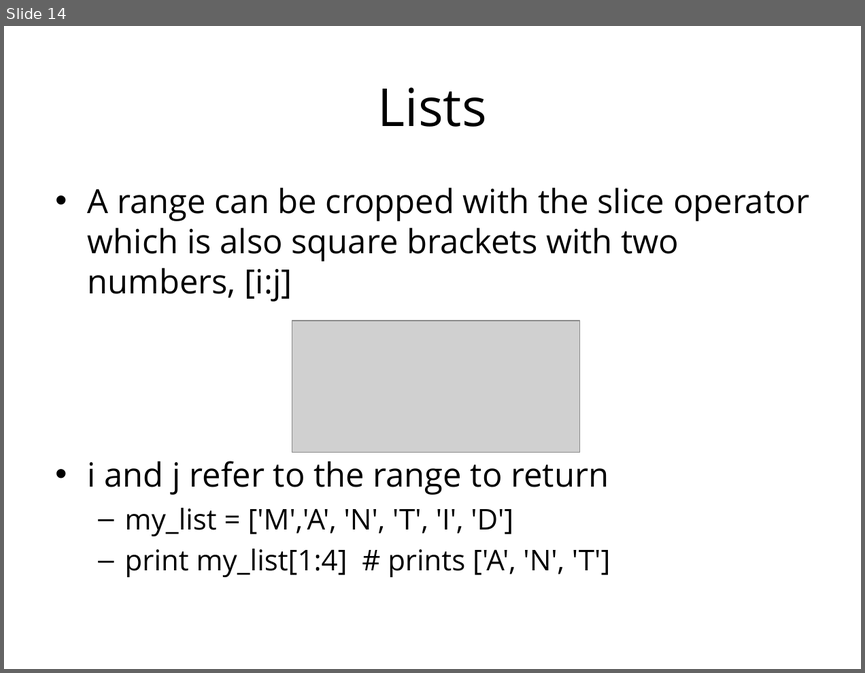
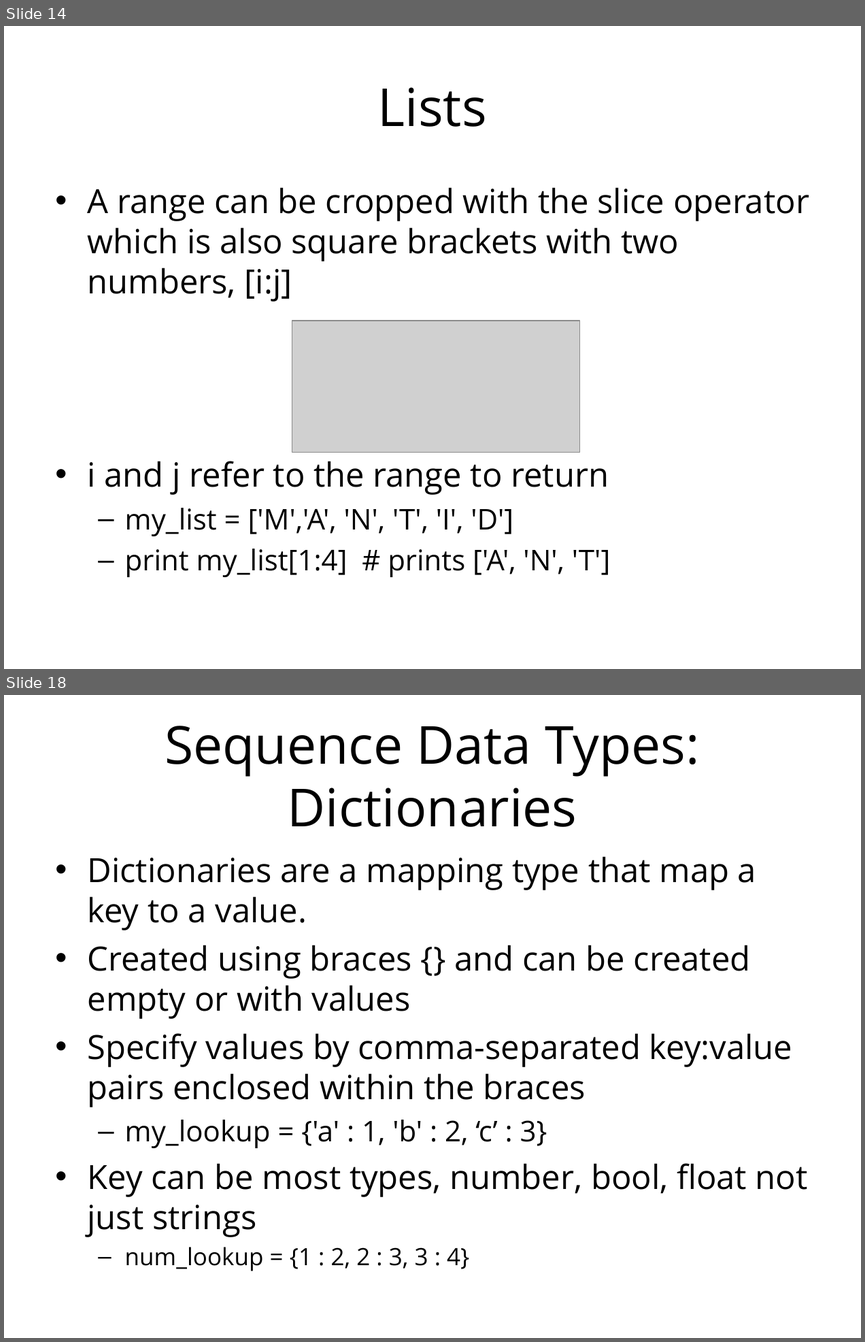
Before and after one commit to mantidproject/documents, a slide deck: Presentations/Introduction to Python/Introduction to Python.ppt. Shown one above the other, each under a label of ours: slide 14 before the commit, slides 14 and 18 after it; the slides between them are not shown. The pictures are 865x673 and 865x1342 pixels, drawn with LibreOffice and Linux fonts; fonts in the diff are those of the drawing; grey boxes stand for pictures; background and template pictures are left out. Boxes give left, top, right and bottom in pixels: in the first picture for what was removed or moved away, otherwise in the second. Text is boxed around its words. In the diff, an @@ line names an element or a change of style, - is before the commit and + after.

```diff
--- a/Presentations/Introduction to Python/Introduction to Python.ppt
+++ b/Presentations/Introduction to Python/Introduction to Python.ppt
@@ slide 18 added at box(4, 695, 861, 1338), background #FFFFFF @@
@@ title added at box(164, 726, 699, 827), 44 pt, text #000000 @@
+Sequence Data Types: Dictionaries
@@ text added at box(88, 856, 808, 1271), 28 pt, text #000000 @@
+• Dictionaries are a mapping type that map a key to a value.
+• Created using braces {} and can be created empty or with values
+• Specify values by comma-separated key:value pairs enclosed within the braces
+  – my_lookup = {'a' : 1, 'b' : 2, ‘c’ : 3}
+• Key can be most types, number, bool, float not just strings
+  – num_lookup = {1 : 2, 2 : 3, 3 : 4}
```
Also in this commit, not shown: 1 slide changed, 54 other slides added.
